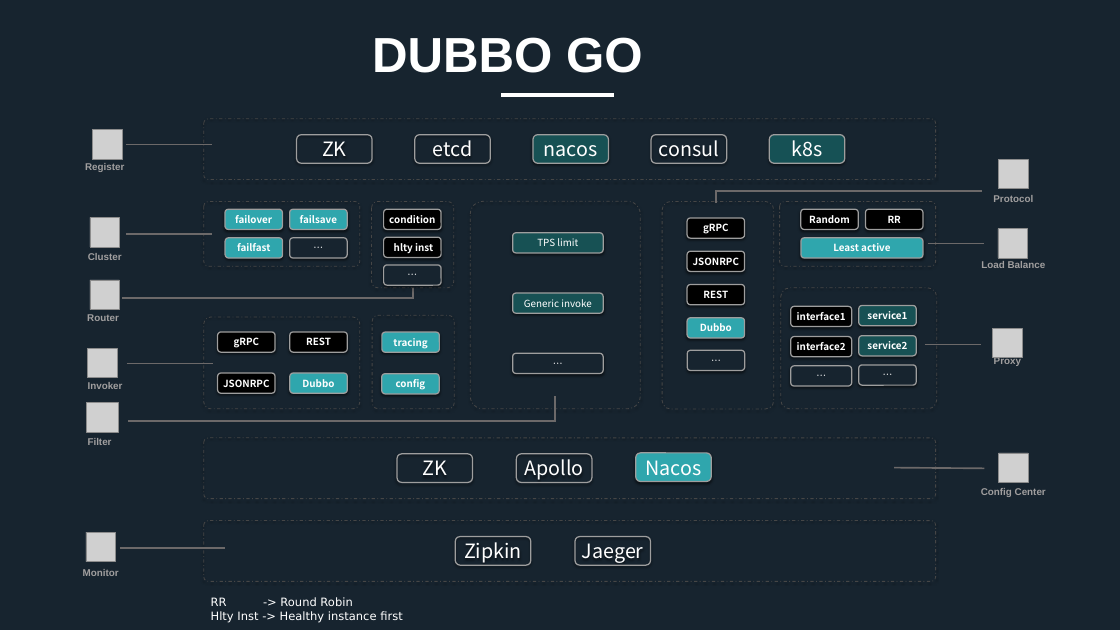
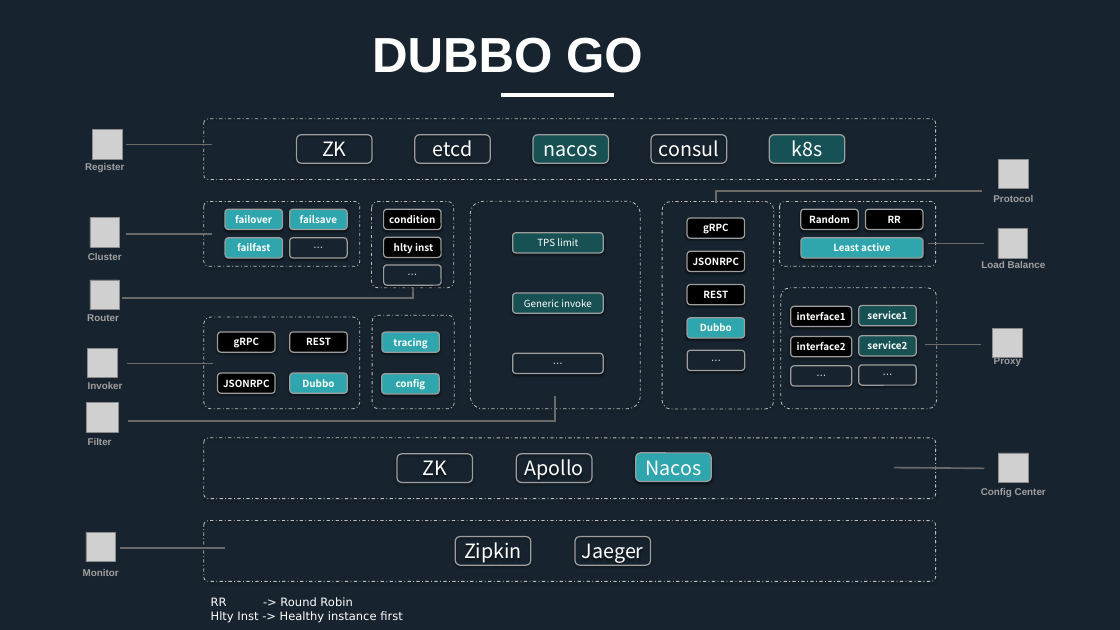
Before and after one commit to dubbogo/dubbo-go-website, a slide deck: slide 2 of resource/dubbo-go-arch.pptx. Drawn at 1120x630 pixels with LibreOffice and Linux fonts; fonts in the diff are those of the drawing; grey boxes stand for pictures. Boxes give left, top, right and bottom in pixels: in the first picture for what was removed or moved away, otherwise in the second. Text is boxed around its words. In the diff, an @@ line names an element or a change of style, - is before the commit and + after.

```diff
--- a/resource/dubbo-go-arch.pptx
+++ b/resource/dubbo-go-arch.pptx
@@ outline #464646 1 pt dashed to #BFBFBF 1 pt dashed in 11 elements at <box>204,201,360,266</box>, <box>780,201,936,266</box>, <box>470,201,640,409</box>, <box>662,201,774,409</box>, <box>372,201,454,288</box>, <box>204,317,360,409</box>, <box>781,288,937,409</box>, <box>372,315,454,409</box>, <box>204,119,936,180</box>, <box>204,438,936,499</box>, <box>204,520,936,581</box> @@
```
Also in this commit, not shown: 2 slides added.
